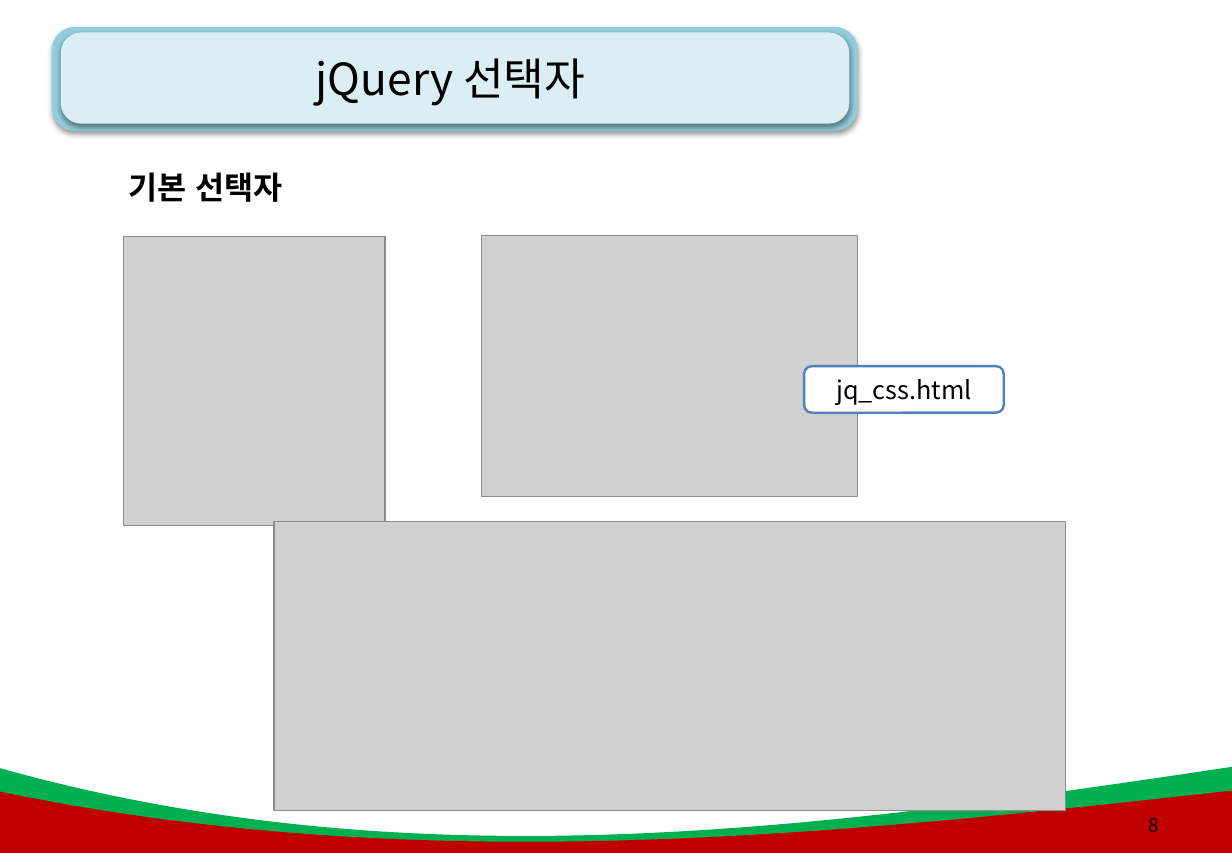
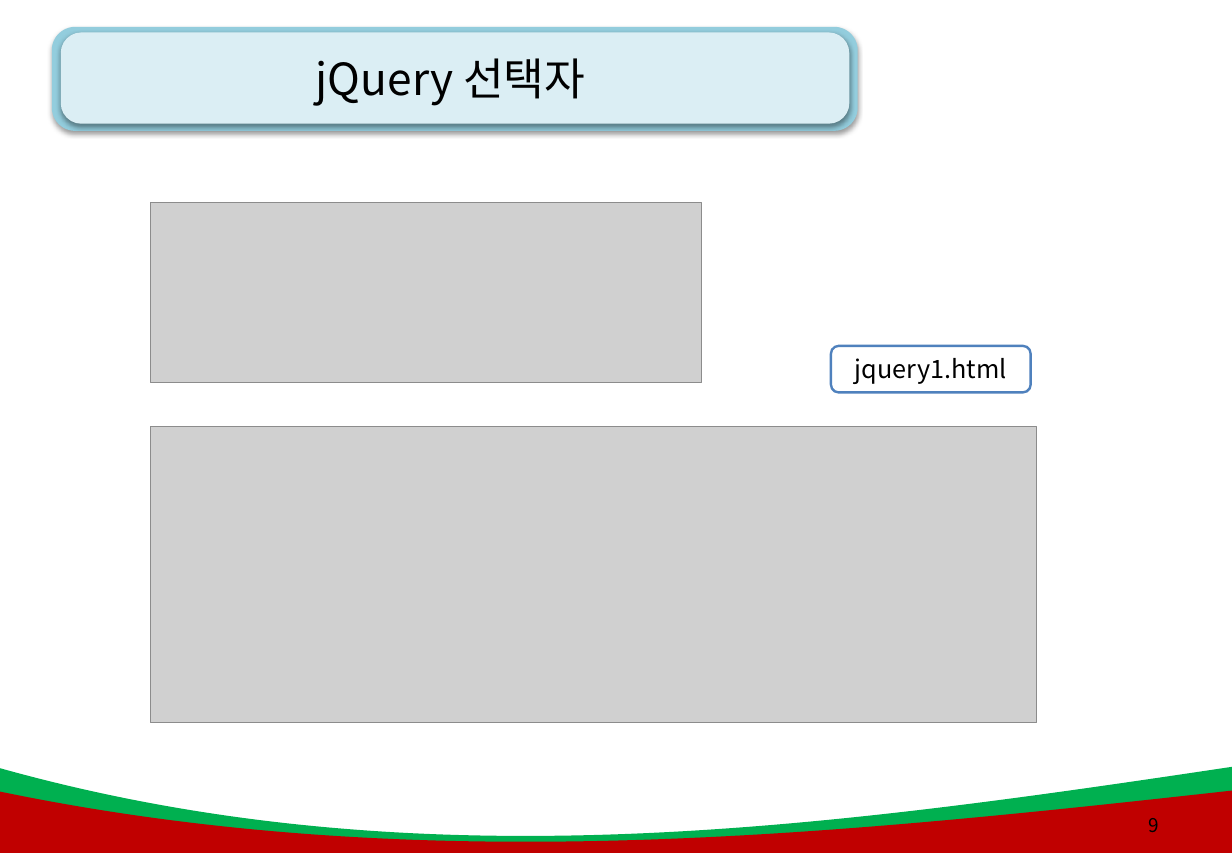
Before and after one commit to kiyongee2/green_project_web, a slide deck: slide 9 of js_ppt/9강. JQuery .pptx (slide 8 before the commit). Drawn at 1232x853 pixels with LibreOffice and Linux fonts; fonts in the diff are those of the drawing; grey boxes stand for pictures; background and template pictures are left out. Boxes give left, top, right and bottom in pixels: in the first picture for what was removed or moved away, otherwise in the second. Text is boxed around its words. In the diff, an @@ line names an element or a change of style, - is before the commit and + after.

Commit message:
jquery

```diff
--- a/js_ppt/9강. JQuery .pptx
+++ b/js_ppt/9강. JQuery .pptx
@@ text removed at <box>128,172,282,202</box> @@
-기본 선택자
@@ picture added at <box>150,202,702,382</box> @@
@@ picture removed at <box>124,237,386,526</box> @@
@@ picture removed at <box>482,235,859,497</box> @@
@@ rounded rectangle "jquery1.html": place and size @@
-rounded rectangle "jquery1.html" at <box>804,366,1004,413</box>
+rounded rectangle "jquery1.html" at <box>832,346,1032,392</box>
@@ text in rounded rectangle at <box>855,358,1007,384</box>: text changed @@
-jq_css.html
+jquery1.html
@@ picture added at <box>150,427,1037,722</box> @@
@@ picture removed at <box>274,521,1066,810</box> @@
@@ page number at <box>1148,818,1159,832</box>: text changed @@
-8
+9
```
Also in this commit, not shown: 5 other slides changed, 3 slides added, 3 slides removed, 10 other files.
